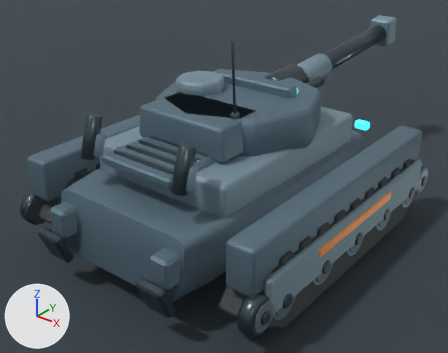
Two versions of the Blender file content/source-art/colossussiegeplatform-rigged.blend, one commit apart.
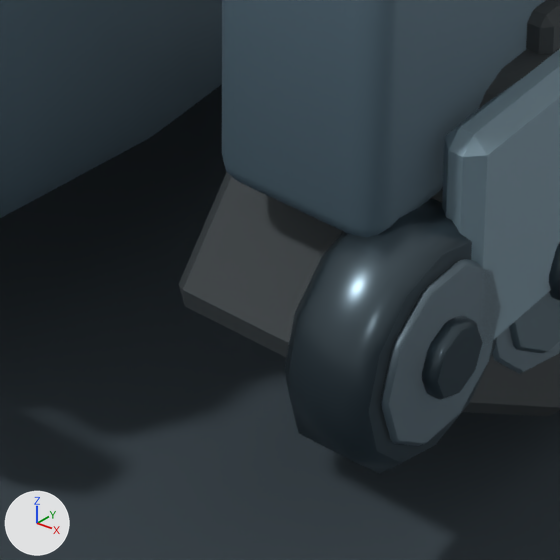
The first picture shows the older version from a camera (50 mm lens) standing at (3.13, -4.08, 3.01) and looking at (-0.23, 0.12, 0.41). The close-ups show the older and then the newer version on the part from 42% to 64% of the width and 73% to 100% of the height of that picture. Only the edits that show in the close-ups are written down. Every picture has the same lights, and +X, +Y and +Z are marked at lower left.

The first close-up shows 'ColossusArmor_Hull', 'ColossusArmor_Skirt_R', 'ColossusArmor_Sponson_R', 'ColossusTreads_Belt_R', 'ColossusTreads_Cleat_R_1', 'ColossusWheel_DriveSprocket_R_AxleCap', 'ColossusWheel_DriveSprocket_R_Dish', 'ColossusWheel_DriveSprocket_R_Rim', 'ColossusWheel_Road_R_1_Dish', 'ColossusWheel_Road_R_1_Rim', 'PreviewFloor' and 1 more.
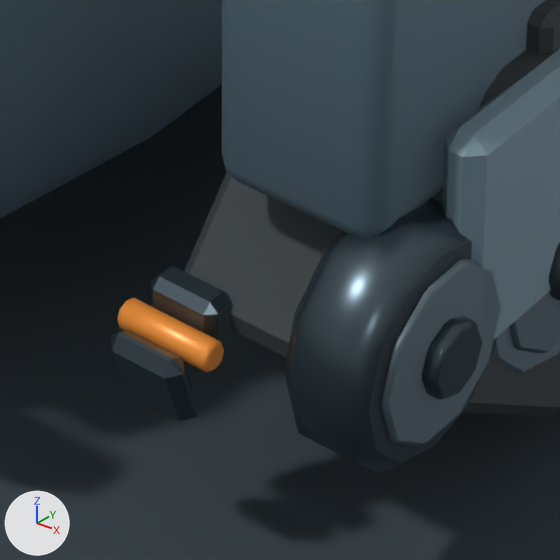
Patch to the scene script:
```diff
--- a/content/source-art/colossussiegeplatform-rigged.blend.py
+++ b/content/source-art/colossussiegeplatform-rigged.blend.py
@@ me_cube_050 @@
+me_cube_050.from_pydata(...)  # 24 vertices, 26 faces; spans x -0.0552..0.0552, y -0.0296..0.0296, z -0.055..0.055
+me_cube_050.materials.append(mat_colossusgunmetal)  # greyish blue #4b5961
@@ me_cylinder_059 @@
+me_cylinder_059.from_pydata(...)  # 48 vertices, 50 faces; spans x -0.069..0.069, y -0.0197..0.0197, z -0.0197..0.0197
+me_cylinder_059.materials.append(mat_colossussignalamber)  # orange #f9993f
@@ me_cube_049 @@
+me_cube_049.from_pydata(...)  # 24 vertices, 26 faces; spans x -0.051..0.051, y -0.025..0.025, z -0.051..0.051
+me_cube_049.materials.append(mat_colossusgunmetal)  # greyish blue #4b5961
@@ ob_colossusarmor_rearshackle_shackleloop_2 @@
+ob_colossusarmor_rearshackle_shackleloop_2 = bpy.data.objects.new('ColossusArmor_RearShackle_ShackleLoop_2', me_cube_050)
+ob_colossusarmor_rearshackle_shackleloop_2.location = (0.95, -1.462, 0.258)
@@ ob_colossusarmor_rearshackle_shacklepin_2 @@
+ob_colossusarmor_rearshackle_shacklepin_2 = bpy.data.objects.new('ColossusArmor_RearShackle_ShacklePin_2', me_cylinder_059)
+ob_colossusarmor_rearshackle_shacklepin_2.location = (0.95, -1.432, 0.3)
@@ ob_colossusarmor_rearshackle_shacklebracket_2 @@
+ob_colossusarmor_rearshackle_shacklebracket_2 = bpy.data.objects.new('ColossusArmor_RearShackle_ShackleBracket_2', me_cube_049)
+ob_colossusarmor_rearshackle_shacklebracket_2.location = (0.95, -1.392, 0.3)
```

Boxes [x1, y1, x2, y2] around the edits, measured in the close-ups (560 x 560 px):
'ColossusArmor_RearShackle_ShackleLoop_2', added
    after: [110, 330, 199, 421]
'ColossusArmor_RearShackle_ShackleBracket_2', added
    after: [151, 266, 232, 367]
'ColossusArmor_RearShackle_ShacklePin_2', added (orange)
    after: [117, 298, 224, 372]
